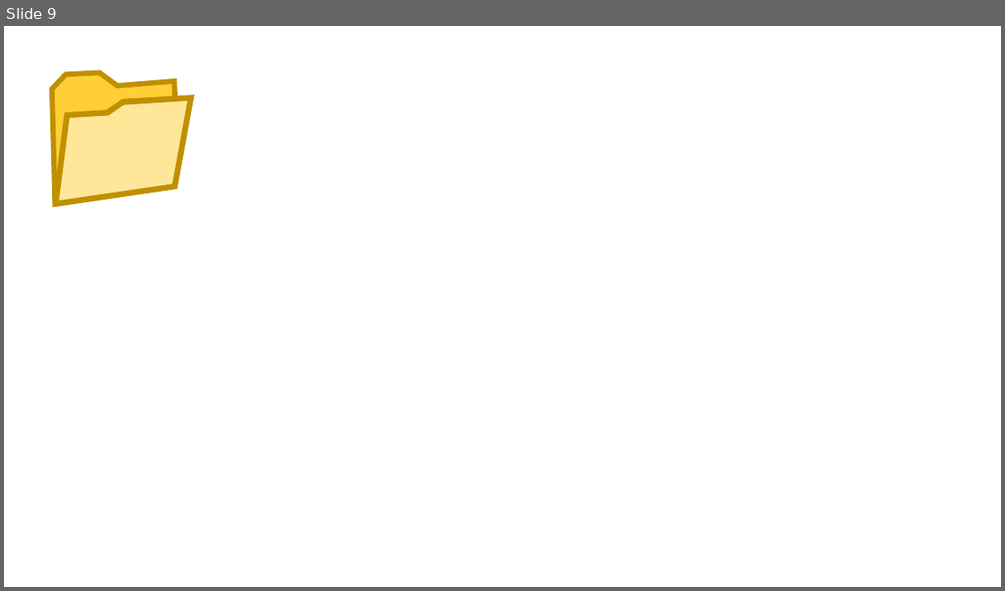
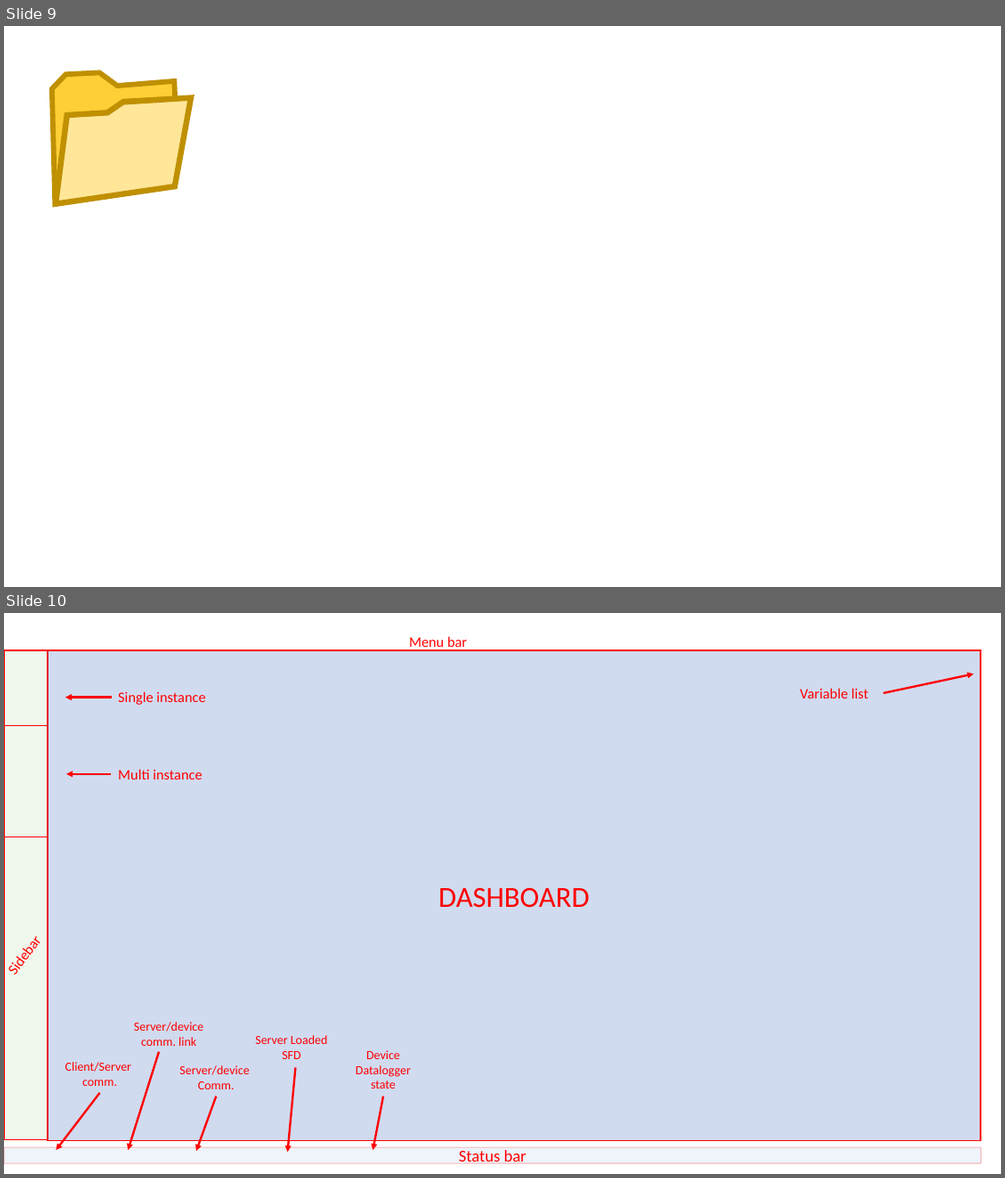
Before and after one commit to scrutinydebugger/scrutiny-devtools, a slide deck: graphics/graphics.pptx. Shown one above the other, each under a label of ours: slide 9 before the commit, slides 9 and 10 after it. The pictures are 1005x591 and 1005x1178 pixels, drawn with LibreOffice and Linux fonts; fonts in the diff are those of the drawing; background and template pictures are left out. Boxes give left, top, right and bottom in pixels: in the first picture for what was removed or moved away, otherwise in the second. Text is boxed around its words. In the diff, an @@ line names an element or a change of style, - is before the commit and + after.

```diff
--- a/graphics/graphics.pptx
+++ b/graphics/graphics.pptx
@@ slide 10 added at (x1=4, y1=613, x2=1001, y2=1174), background picture (left out) @@
@@ text added at (x1=409, y1=636, x2=467, y2=651), 14 pt, text #FF0000 @@
+Menu bar
@@ rounded rectangle added at (x1=4, y1=650, x2=48, y2=1140), fill #C5E0B4 at 25% opacity, outline #FF0000 1 pt @@
@@ rounded rectangle added at (x1=48, y1=650, x2=980, y2=1140), fill #4472C4 at 25% opacity, outline #FF0000 1 pt, 28 pt, text #FF0000 @@
+DASHBOARD
@@ text added at (x1=118, y1=691, x2=205, y2=705), 14 pt, text #FF0000 @@
+Single instance
@@ text added at (x1=800, y1=688, x2=868, y2=698), 14 pt, text #FF0000 @@
+Variable list
@@ arrow added from (883, 693) to (974, 674), #FF0000 2 pt @@
@@ arrow added from (112, 698) to (65, 698), #FF0000 2 pt @@
@@ line added from (48, 726) to (4, 726), #FF0000 1 pt @@
@@ text added at (x1=118, y1=769, x2=202, y2=779), 14 pt, text #FF0000 @@
+Multi instance
@@ arrow added from (111, 774) to (66, 774), #FF0000 2 pt @@
@@ line added from (48, 837) to (4, 837), #FF0000 1 pt @@
@@ text added at (x1=4, y1=911, x2=62, y2=987), 14 pt, text #FF0000 @@
+Sidebar
@@ text added at (x1=134, y1=1022, x2=203, y2=1046), 12 pt, text #FF0000 @@
+Server/device comm. link
@@ text added at (x1=255, y1=1035, x2=328, y2=1059), 12 pt, text #FF0000 @@
+Server Loaded SFD
@@ text added at (x1=65, y1=1062, x2=131, y2=1086), 12 pt, text #FF0000 @@
+Client/Server comm.
@@ arrow added from (159, 1052) to (128, 1150), #FF0000 2 pt @@
@@ text added at (x1=179, y1=1065, x2=249, y2=1089), 12 pt, text #FF0000 @@
+Server/device
+Comm.
@@ text added at (x1=356, y1=1050, x2=411, y2=1088), 12 pt, text #FF0000 @@
+Device Datalogger state
@@ arrow added from (100, 1093) to (57, 1150), #FF0000 2 pt @@
@@ arrow added from (296, 1068) to (287, 1151), #FF0000 2 pt @@
@@ arrow added from (217, 1096) to (196, 1151), #FF0000 2 pt @@
@@ arrow added from (383, 1096) to (372, 1150), #FF0000 2 pt @@
@@ rounded rectangle added at (x1=4, y1=1147, x2=981, y2=1163), fill #BDD7EE at 25% opacity, outline #FF0000 1 pt, 16 pt, text #FF0000 @@
+Status bar
```
Also in this commit, not shown: 1 other slide added, 1 other file.
